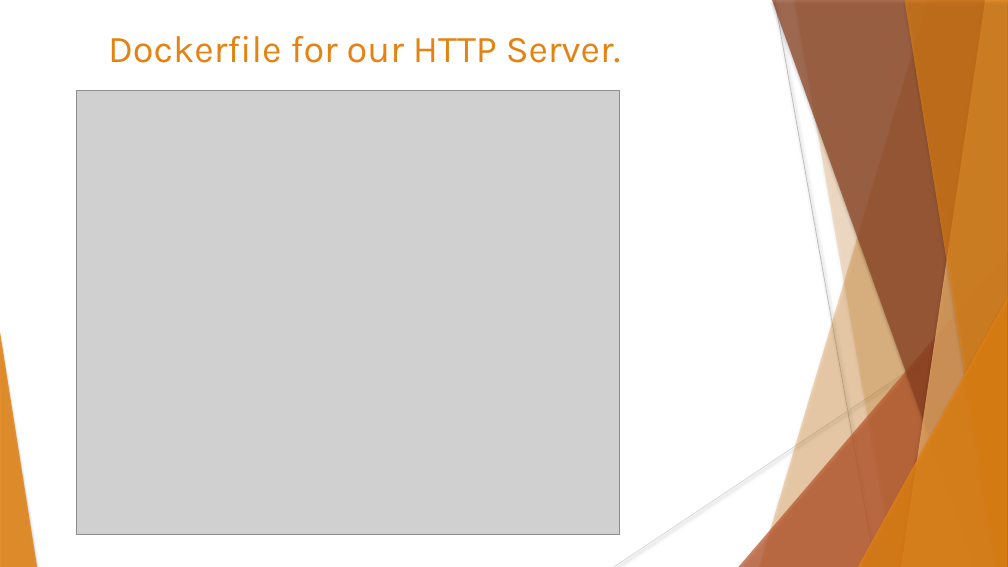
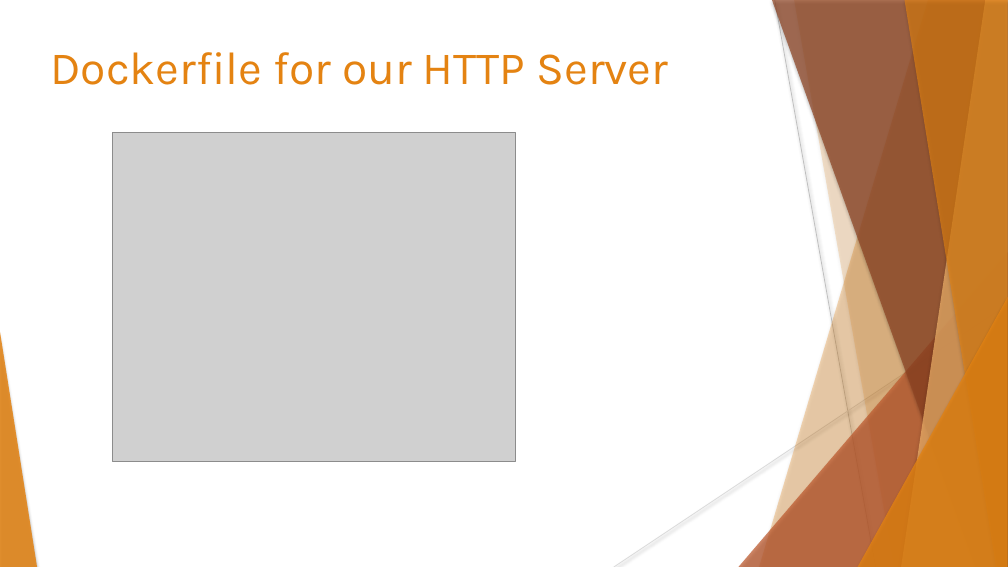
Before and after one commit to data-max-hq/workshop-epoka, a slide deck: slide 20 of Presentations/Introduction to Machine Learning.pptx (slide 19 before the commit). Drawn at 1008x567 pixels with LibreOffice and Linux fonts; fonts in the diff are those of the drawing; grey boxes stand for pictures; background and template pictures are left out. Boxes give left, top, right and bottom in pixels: in the first picture for what was removed or moved away, otherwise in the second. Text is boxed around its words. In the diff, an @@ line names an element or a change of style, - is before the commit and + after.

```diff
--- a/Presentations/Introduction to Machine Learning.pptx
+++ b/Presentations/Introduction to Machine Learning.pptx
@@ title at (x1=50, y1=52, x2=668, y2=85): text changed; size 36 to 44 pt @@
-Dockerfile for our HTTP Server.
+Dockerfile for our HTTP Server
@@ picture resized from (x1=76, y1=91, x2=620, y2=535) to (x1=113, y1=132, x2=516, y2=461) @@
```
Also in this commit, not shown: 11 other slides changed, 4 slides added, 2 slides removed, 1 other file.
